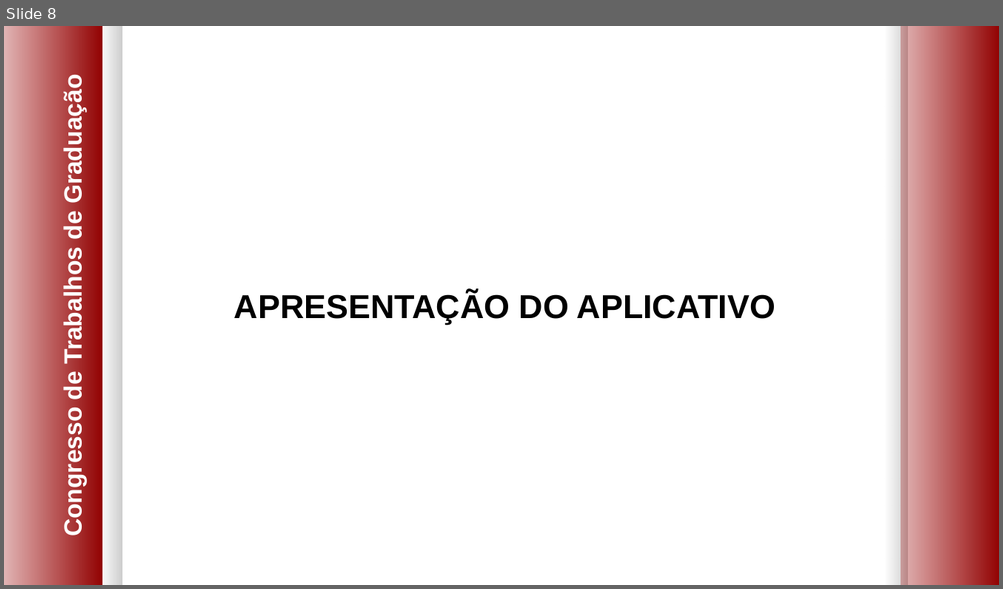
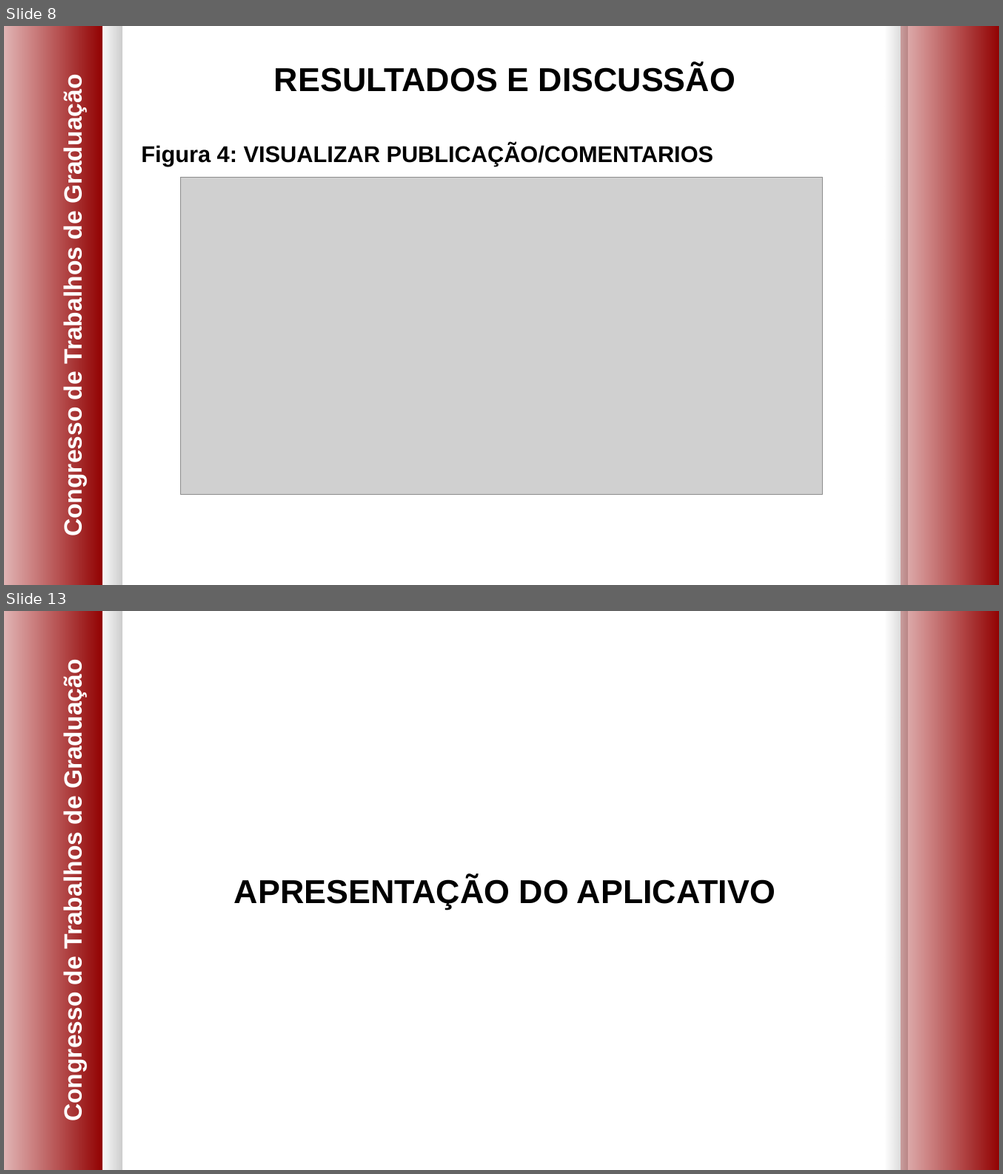
Before and after one commit to AntonioMenelau/FatecConnect-TG, a slide deck: documentação/Apresentação - FatecConnect.pptx. Shown one above the other, each under a label of ours: slide 8 before the commit, slides 8 and 13 after it; the slides between them are not shown. The pictures are 1003x589 and 1003x1174 pixels, drawn with LibreOffice and Linux fonts; fonts in the diff are those of the drawing; grey boxes stand for pictures; background and template pictures are left out. Boxes give left, top, right and bottom in pixels: in the first picture for what was removed or moved away, otherwise in the second. Text is boxed around its words. In the diff, an @@ line names an element or a change of style, - is before the commit and + after.

```diff
--- a/documentação/Apresentação - FatecConnect.pptx
+++ b/documentação/Apresentação - FatecConnect.pptx
@@ slide 8 added at (x1=4, y1=26, x2=999, y2=585), background #FFFFFF; not listed: 5 template elements that a slide beside it also shows @@
@@ text added at (x1=274, y1=65, x2=735, y2=92), 32 pt, text #000000, bold @@
+RESULTADOS E DISCUSSÃO
@@ text added at (x1=141, y1=144, x2=714, y2=167), 22 pt, text #000000, bold @@
+Figura 4: VISUALIZAR PUBLICAÇÃO/COMENTARIOS
@@ picture added at (x1=181, y1=178, x2=822, y2=495) @@
@@ what was slide 8 is now slide 13 @@
```
Also in this commit, not shown: 6 slides changed, 5 other slides added, 1 slide removed.
